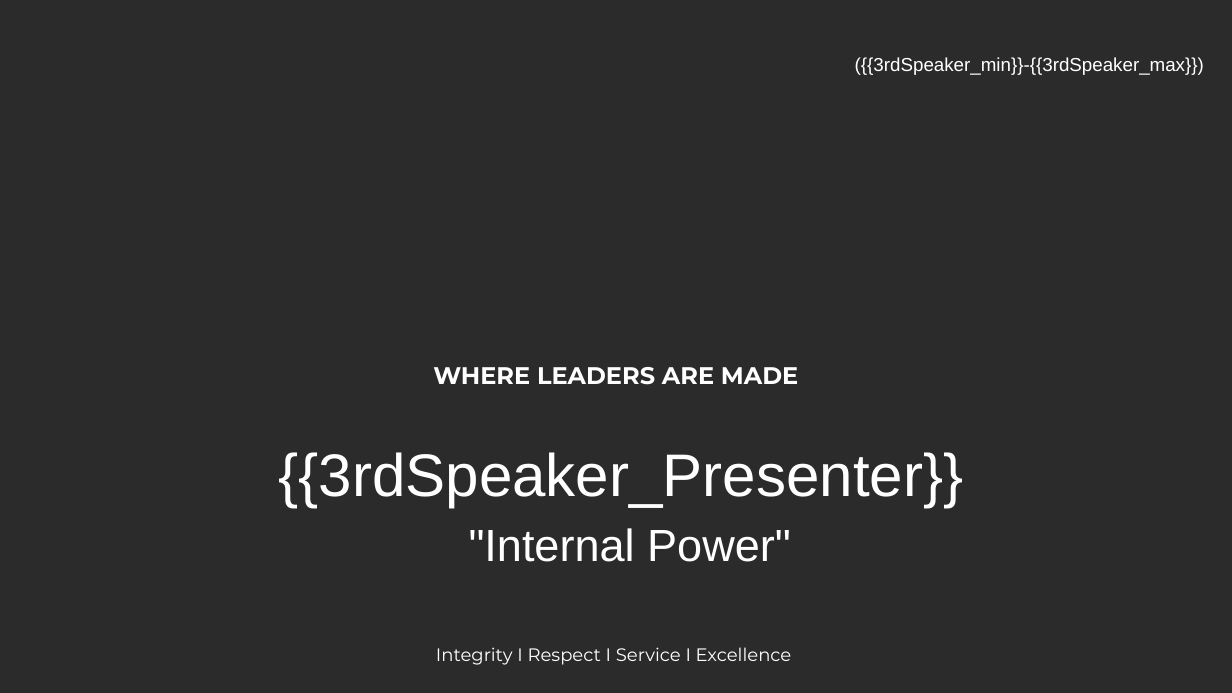
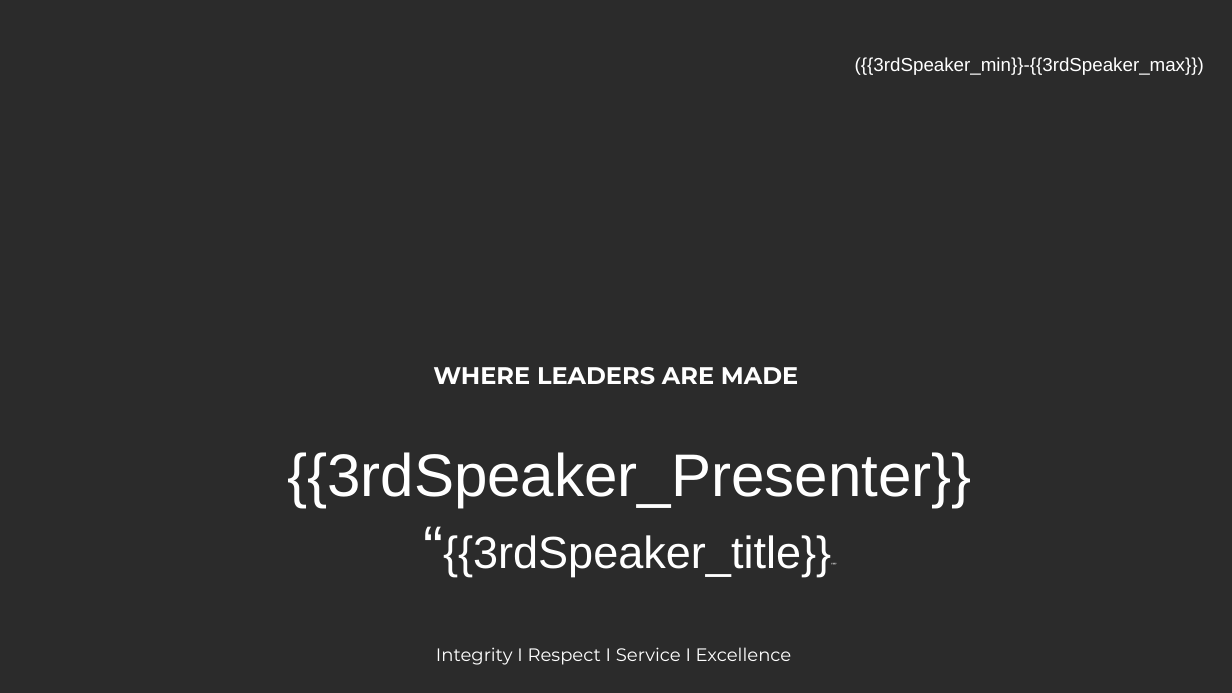
Before and after one commit to haakoaho/EasySpeakTemplate, a slide deck: slide 10 of template.odp. Drawn at 1232x693 pixels with LibreOffice and Linux fonts; fonts in the diff are those of the drawing; background and template pictures are left out; a plain dark background stands for a picture behind light text. Boxes give left, top, right and bottom in pixels: in the first picture for what was removed or moved away, otherwise in the second. Text is boxed around its words. In the diff, an @@ line names an element or a change of style, - is before the commit and + after.

```diff
--- a/template.odp
+++ b/template.odp
@@ text at <box>287,452,971,577</box>: text changed @@
-{{3rdSpeaker_Presenter}}
-"Internal Power"
+{{3rdSpeaker_Presenter}} “{{3rdSpeaker_title}}"”
```
Also in this commit, not shown: 6 other slides changed, 1 slide added, 1 slide removed, 1 other file.
